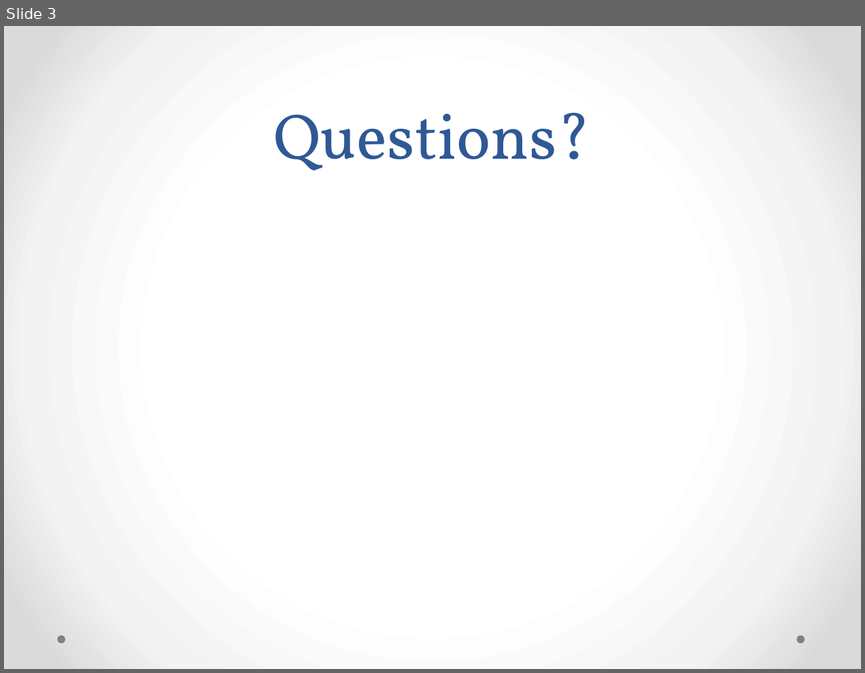
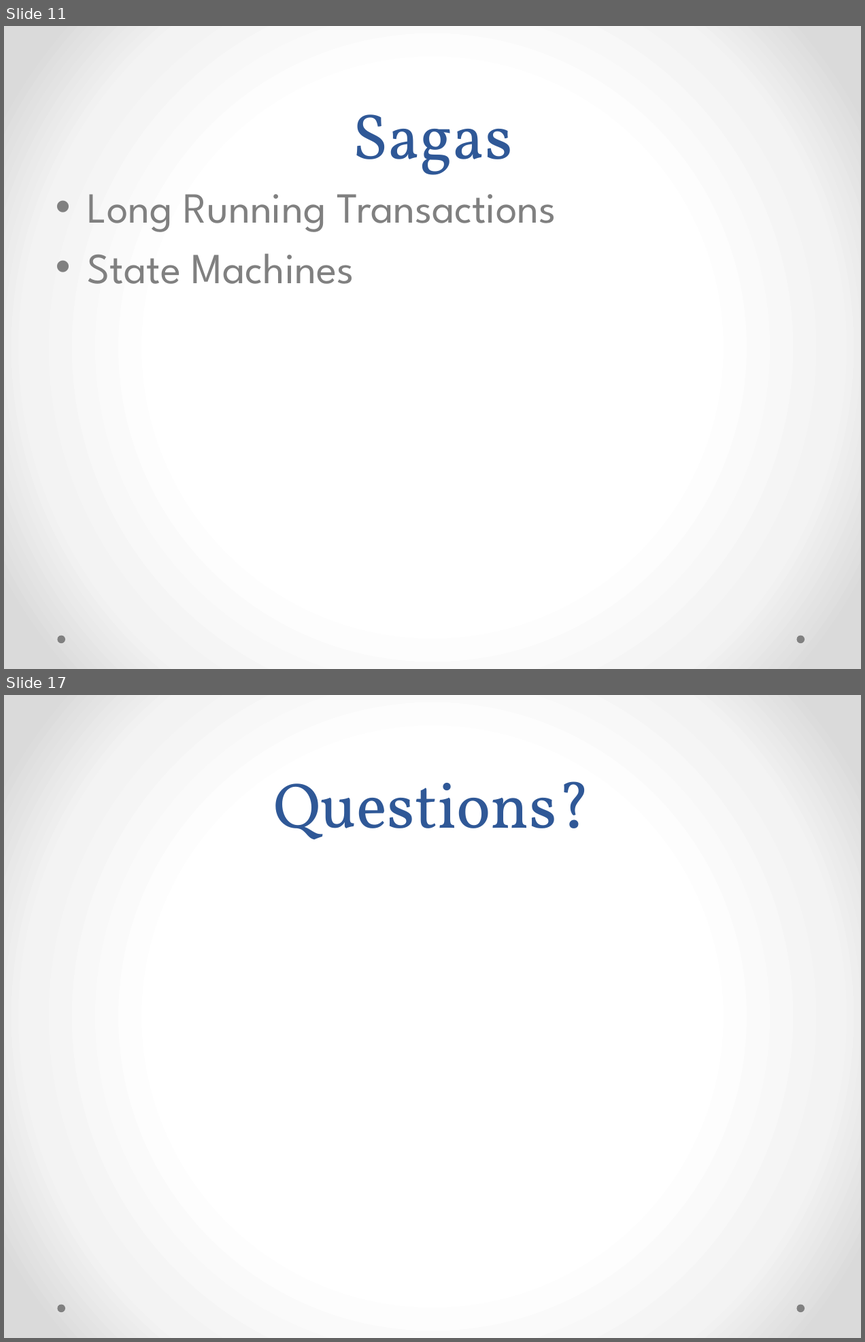
Before and after one commit to ekepes/Presentations, a slide deck: GetOnTheBus/Get on the Bus with MassTransit.pptx. Shown one above the other, each under a label of ours: slide 3 before the commit, slides 11 and 17 after it; the slides between them are not shown. The pictures are 865x673 and 865x1342 pixels, drawn with LibreOffice and Linux fonts; fonts in the diff are those of the drawing. Boxes give left, top, right and bottom in pixels: in the first picture for what was removed or moved away, otherwise in the second. Text is boxed around its words. In the diff, an @@ line names an element or a change of style, - is before the commit and + after.

```diff
--- a/GetOnTheBus/Get on the Bus with MassTransit.pptx
+++ b/GetOnTheBus/Get on the Bus with MassTransit.pptx
@@ slide 11 added at [4, 26, 861, 669], background gradient #FFFFFF to #F4F4F4 to #DADADA; not listed: 2 template elements that a slide beside it also shows @@
@@ title added at [352, 114, 512, 175], 54 pt, text #2F5897 @@
+Sagas
@@ text added at [88, 194, 555, 284], 36 pt, text #808080 @@
+• Long Running Transactions
+• State Machines
@@ what was slide 3 is now slide 17 @@
```
Also in this commit, not shown: 3 slides changed, 13 other slides added, 1 other file.
